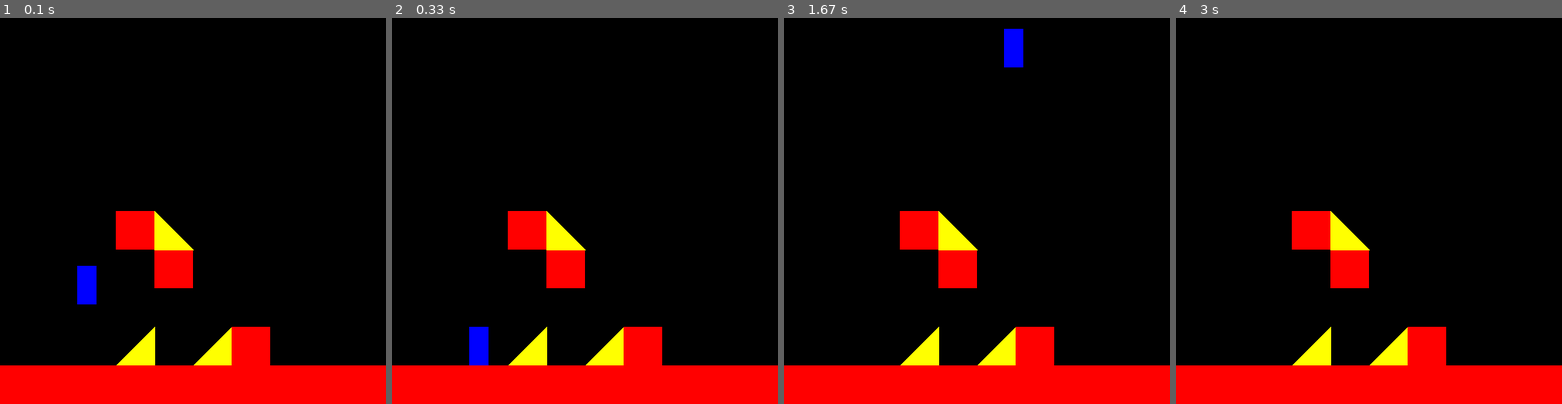
Above: before the commit, frames 1-4 (left to right).
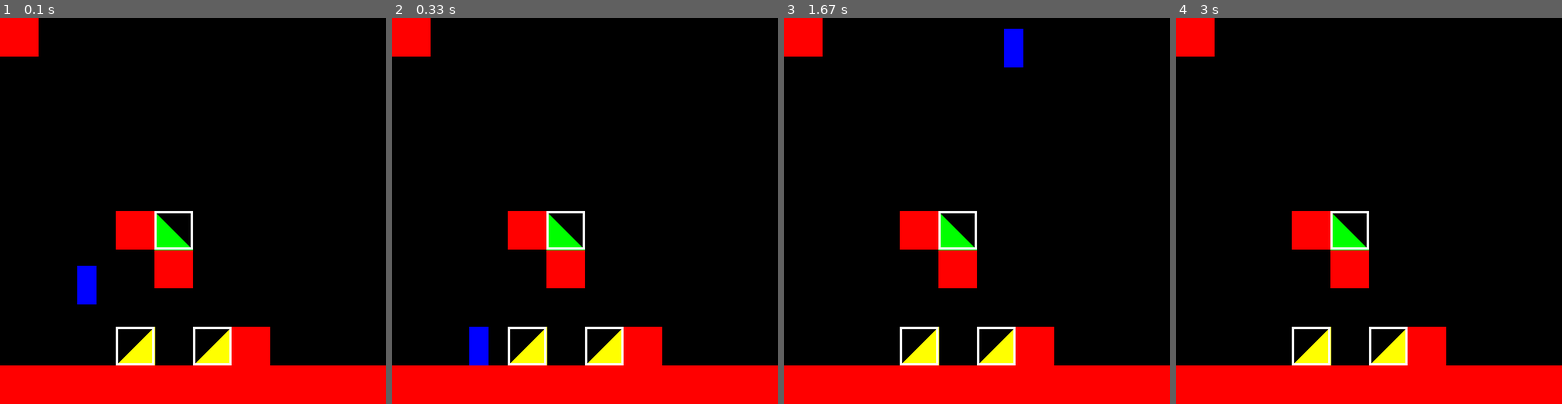
Above: after the commit, the same moments.

Repository: tea-enjoyer11/PlatformerGame0
Game: pygame game, started from app.py
Same seed, same stepped clock (60 frames per second), same inputs: the game is played once before the commit and once after it.
Inputs:
- Up to frame 1 (0.1 s): no input
- Up to frame 2 (0.33 s): no input
- Up to frame 3 (1.67 s): hold D 0.33-0.8 s; hold D 0.83-1.3 s; tap Space at 0.9, 1.2, 1.4 s; hold A from 1.33 s (still down)
- Up to frame 4 (3 s): tap Space at 1.7, 1.97, 2.27, 2.4, 2.7 s; release A at 1.87 s; hold A 1.9-2.3 s; hold D 2.33-2.97 s

The runs differ from the first frame. In frame 1, 2.1% of the frame differs, in the area x 0-60%, y 0-90%; in frame 2, 2.1%; in frame 3, 2.1%; in frame 4, 2.1%.

Commit message:
ramps funktionieren halb. REWORK: aufgeschrieben

Diff:
--- a/app.py
+++ b/app.py
@@ -1,15 +1,11 @@
-#!/usr/bin/python3.4
-# Setup Python ----------------------------------------------- #
 from typing import Sequence
 from enum import Enum, auto
 import pygame
 import sys
 from pygame import Vector2, Surface, Rect, Color
 
-# Setup pygame/window ---------------------------------------- #
 mainClock = pygame.time.Clock()
 pygame.init()
-pygame.display.set_caption('rampy boi')
 screen = pygame.display.set_mode((500, 500), 0, 32)
 
 
@@ -21,23 +17,18 @@
 
 class Tile:
     def __init__(self, color: Color, pos: Vector2, tile_type: TileType = TileType.TILE) -> None:
+        if not isinstance(pos, Vector2):
+            pos = Vector2(pos)
         self.color = color
         self.pos = pos
         self.type = tile_type
 
 
 class Ramp(Tile):
-    def __init__(self, color: Color, pos: Vector2, tile_type: TileType, elevation: float = 0.0) -> None:  # 0 = default = 45 grad; 0.5 = 22,5 (45/2) grad; 0.75 = 11,25 (45/4) grad
+    def __init__(self, color: Color, pos: Vector2, tile_type: TileType, elevation: float = 0) -> None:  # 0 = default = 45 grad; 0.5 = 22,5 (45/2) grad; 0.75 = 11,25 (45/4) grad
         super().__init__(color, pos, tile_type)
 
         self.elevation = elevation
-
-
-class tile():
-    def __init__(self, pos, tile_type, ramp=0):  # 0 = none, 1 = right, 2 = left
-        self.pos = pos
-        self.type = tile_type
-        self.ramp = ramp
 
 
 def collision_test(object_1: Rect, object_list: list[Rect]) -> list[Rect]:
@@ -51,8 +42,11 @@
 TILESIZE = 50
 
 
-def tile_rect(t: Tile) -> Rect:
-    return Rect(t.pos.x * TILESIZE, t.pos.y * TILESIZE, TILESIZE, TILESIZE)
+def tile_rect(t: Tile | Ramp) -> Rect:
+    if isinstance(t, Ramp):
+        return Rect(t.pos.x * TILESIZE, (t.pos.y + t.elevation) * TILESIZE, TILESIZE, TILESIZE * (1 - t.elevation))
+    else:  # isinstance(t, Tile)
+        return Rect(t.pos.x * TILESIZE, t.pos.y * TILESIZE, TILESIZE, TILESIZE)
 
 
 class player():
@@ -62,7 +56,9 @@
         self.rect = Rect(pos.x, pos.y, 25, 50)
         self.vertical_momentum = 0
 
-    def move(self, movement: Sequence[float], tiles: list[tile]):
+        self.min_step_height = .5  # relativ zu TILESIZE
+
+    def move(self, movement: Sequence[float], tiles: list[Tile]):
         normal_tiles = [tile_rect(t) for t in tiles if t.type == TileType.TILE]  # make list of all normal tile rects
         ramps: list[Ramp] = [t for t in tiles if t.type in [TileType.RAMP_LEFT, TileType.RAMP_RIGHT]]  # make list of all ramps
 
@@ -94,18 +90,36 @@
         # handle ramps
         for ramp in ramps:
             hitbox = tile_rect(ramp)
-            if self.rect.colliderect(hitbox):  # check if player collided with the bounding box for the ramp
+            ramp_collision = self.rect.colliderect(hitbox)
+
+            # TODO: Check einbauen, wo wenn man von der Seite auf die Ramp läuft, wo eigentlich die Wand ist, dass der Spieler da an der Kante hängen bleibt. (später min stepp offset einbauen)
+
+            if ramp_collision:  # check if player collided with the bounding box for the ramp
                 # get player's position relative to the ramp on the x axis
                 rel_x = self.rect.x - hitbox.x
+                print(rel_x)
+
+                steppable = TILESIZE * (1 - ramp.elevation) <= TILESIZE * self.min_step_height
+                # print(TILESIZE * (1 - ramp.elevation), TILESIZE * self.min_step_height)
 
                 # get height at player's position based on type of ramp
                 if ramp.type == TileType.RAMP_RIGHT:
                     pos_height = (rel_x + self.rect.width) * (1 - ramp.elevation)  # go by player right edge on right ramps
+                    if movement[0] < 0 and (rel_x == TILESIZE - 5) and not steppable:  # - X ist der speed. Bei einem Speed von 5 geht - 1 nicht. FIX (swept shape? oder einen loop (for _ in range(speed): check...))
+                        pos_height = 0
+                        self.rect.left = hitbox.right
+                        collision_types['left'] = True
+                        self.pos[0] = self.rect.x
                 elif ramp.type == TileType.RAMP_LEFT:
                     pos_height = (TILESIZE - rel_x) * (1 - ramp.elevation)  # is already left edge by default
+                    if movement[0] > 0 and (rel_x <= 5) and not steppable:  # 5 wie oben
+                        pos_height = 0
+                        self.rect.right = hitbox.left
+                        collision_types["right"] = True
+                        self.pos[0] = self.rect.x
 
                 # add constraints
-                pos_height = min(pos_height, TILESIZE)
+                pos_height = min(pos_height, TILESIZE * (1 - ramp.elevation))
                 pos_height = max(pos_height, 0)
 
                 target_y = hitbox.y + TILESIZE - pos_height
@@ -122,7 +136,7 @@
 
 
 # generate test map
-tiles: list[Ramp | Tile] = [Ramp('red', Vector2(3, 8), TileType.RAMP_RIGHT), Ramp('red', Vector2(5, 8), TileType.RAMP_RIGHT), Tile('red', Vector2(6, 8)), Tile('red', Vector2(4, 6)), Ramp('red', Vector2(4, 5), TileType.RAMP_LEFT), Tile('red', Vector2(3, 5))]
+tiles: list[Ramp | Tile] = [Tile("red", Vector2(0, 0)), Ramp('red', Vector2(3, 8), TileType.RAMP_RIGHT), Ramp('red', Vector2(5, 8), TileType.RAMP_RIGHT), Tile('red', Vector2(6, 8)), Tile('red', Vector2(4, 6)), Ramp('red', Vector2(4, 5), TileType.RAMP_LEFT), Tile('red', Vector2(3, 5))]
 for i in range(10):
     tiles.append(Tile('red', Vector2(i, 9)))
 
@@ -179,9 +193,11 @@
 
             pygame.draw.polygon(screen, color, [p1, p2, p3])
 
+            pygame.draw.rect(screen, "white", tile_rect(t), 3)
+
             # pygame.draw.polygon(screen, color, [[t.pos.x * TILESIZE, (t.pos.y + 1) * TILESIZE - 1], [(t.pos.x + 1) * TILESIZE - 1, (t.pos.y + 1) * TILESIZE - 1], [(t.pos.x + 1) * TILESIZE - 1, t.pos.y * TILESIZE]])
         elif t.type == TileType.RAMP_LEFT:
-            color = "yellow"
+            color = "green"
 
             """
             p3
@@ -195,10 +211,12 @@
             """
             elev = t.elevation
             p1 = Vector2(t.pos.x * TILESIZE, (t.pos.y + 1) * TILESIZE)
-            p2 = Vector2((t.pos.x + 1) * TILESIZE, (t.pos.y + 1) * TILESIZE)
+            p2 = Vector2((t.pos.x + 1) * TILESIZE - 1, (t.pos.y + 1) * TILESIZE)  # -1 kann man eigentlich weglasse, nur mit siehts schöner aus. Irgendwie ist das ein bisschen länger als TILESIZE
             p3 = Vector2(t.pos.x * TILESIZE, (t.pos.y + elev) * TILESIZE)
 
             pygame.draw.polygon(screen, color, [p1, p2, p3])
+
+            pygame.draw.rect(screen, "white", tile_rect(t), 3)
 
             # pygame.draw.polygon(screen, color, [[t.pos.x * TILESIZE, (t.pos.y + 1) * TILESIZE - 1], [(t.pos.x + 1) * TILESIZE - 1, (t.pos.y + 1) * TILESIZE - 1], [t.pos.x * TILESIZE, (t.pos.y) * TILESIZE]])
 
Not shown, changed: todo.md
